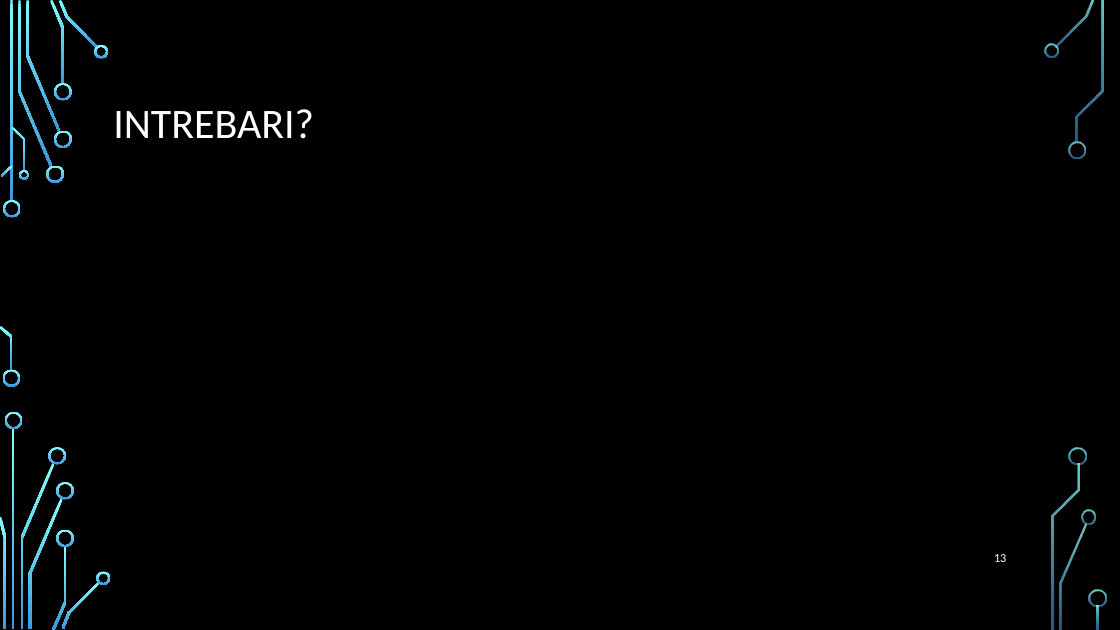
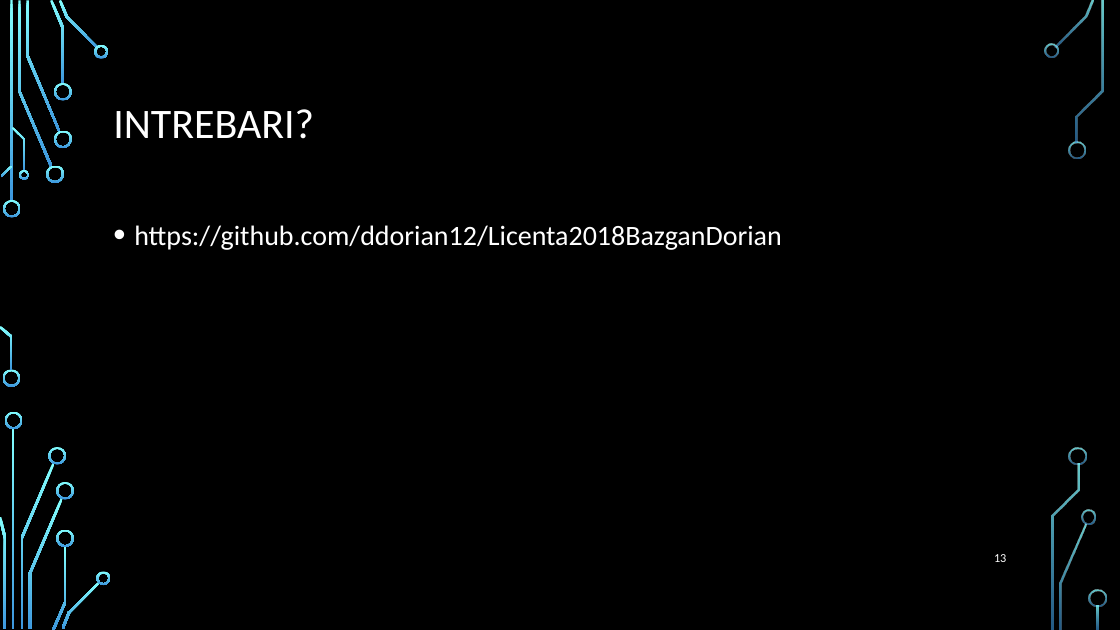
Before and after one commit to ddorian12/Licenta2018BazganDorian, a slide deck: slide 13 of ReviewFactsBest.pptx. Drawn at 1120x630 pixels with LibreOffice and Linux fonts; fonts in the diff are those of the drawing; background and template pictures are left out. Boxes give left, top, right and bottom in pixels: in the first picture for what was removed or moved away, otherwise in the second. Text is boxed around its words. In the diff, an @@ line names an element or a change of style, - is before the commit and + after.

Commit message:
Last update for ppt

```diff
--- a/ReviewFactsBest.pptx
+++ b/ReviewFactsBest.pptx
@@ text added at (134,225,782,250), 24 pt, text #FFFFFF @@
+• https://github.com/ddorian12/Licenta2018BazganDorian
```
Also in this commit, not shown: 2 other slides changed.
